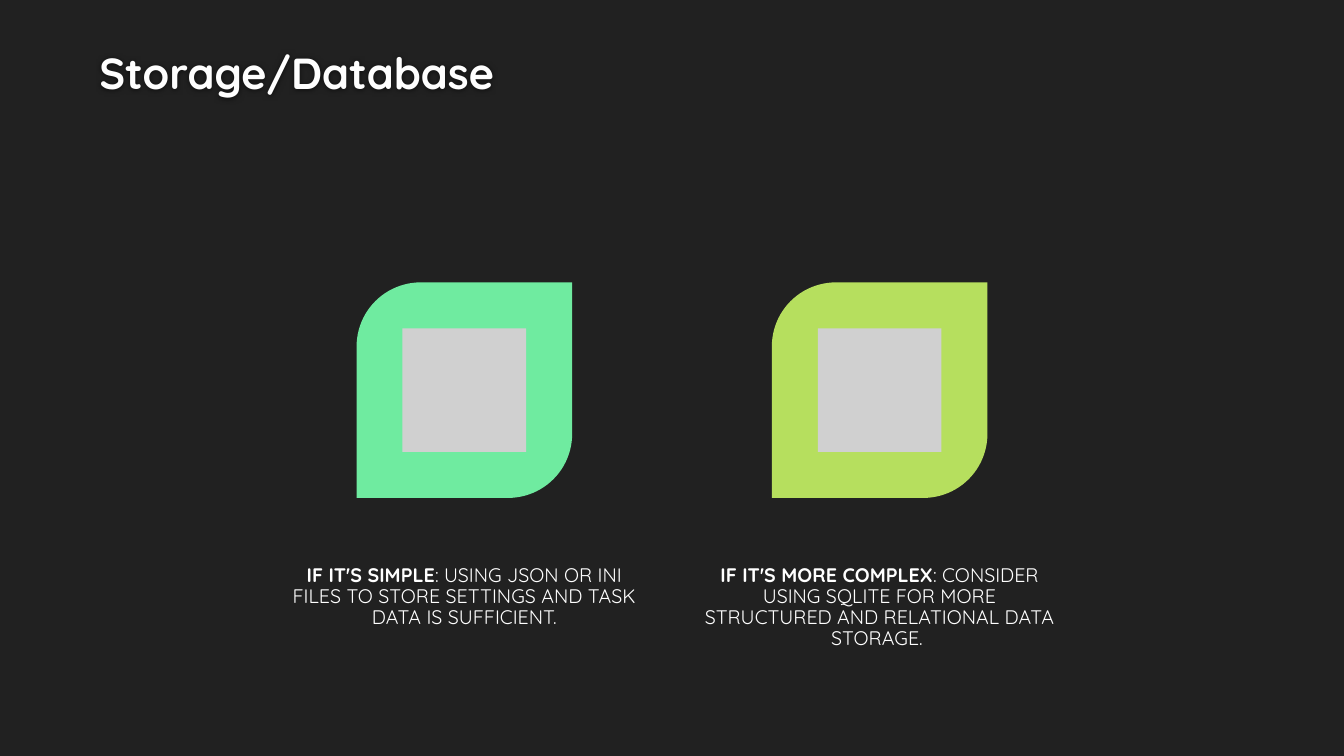
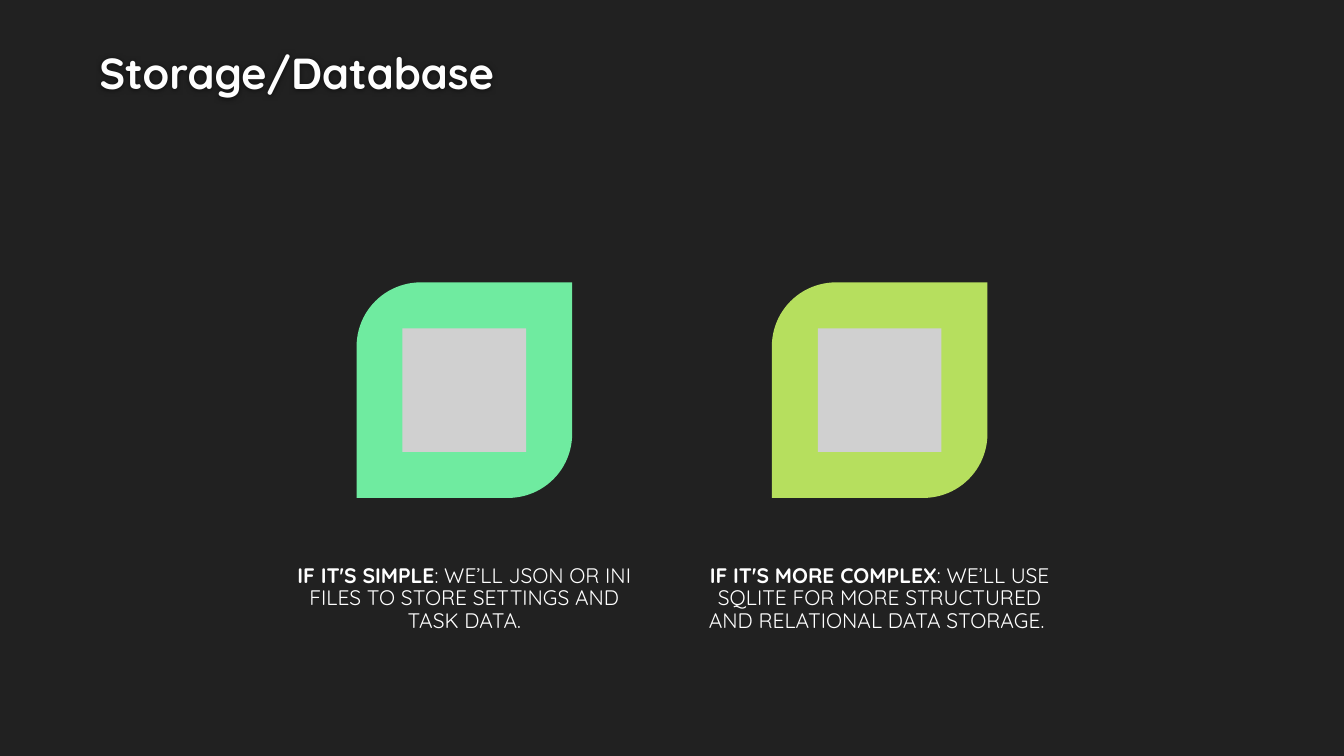
Before and after one commit to BadrGello/Task-Management-App, a slide deck: slide 3 of Documents/HCI Project Proposal.pptx. Drawn at 1344x756 pixels with LibreOffice and Linux fonts; fonts in the diff are those of the drawing; grey boxes stand for pictures; background and template pictures are left out. Boxes give left, top, right and bottom in pixels: in the first picture for what was removed or moved away, otherwise in the second. Text is boxed around its words. In the diff, an @@ line names an element or a change of style, - is before the commit and + after.

```diff
--- a/Documents/HCI Project Proposal.pptx
+++ b/Documents/HCI Project Proposal.pptx
@@ text at [297, 568, 631, 628]: text changed; size 14 to 15 pt @@
-IF IT'S SIMPLE: USING JSON OR INI FILES TO STORE SETTINGS AND TASK DATA IS SUFFICIENT.
+IF IT'S SIMPLE: WE’LL JSON OR INI FILES TO STORE SETTINGS AND TASK DATA.
@@ text at [709, 568, 1049, 628]: text changed; size 14 to 15 pt @@
-IF IT'S MORE COMPLEX: CONSIDER USING SQLITE FOR MORE STRUCTURED AND RELATIONAL DATA STORAGE.
+IF IT'S MORE COMPLEX: WE’LL USE SQLITE FOR MORE STRUCTURED AND RELATIONAL DATA STORAGE.
```
Also in this commit, not shown: 1 other slide changed, 2 other files.
